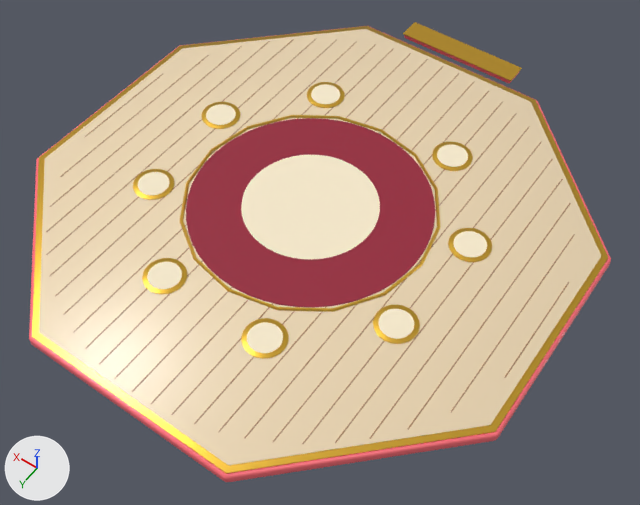
Two versions of the FBX model blender/export/BasePlatform.fbx, one commit apart.
Both versions are drawn from a camera (50 mm lens) standing at (-36.4, 49.2, 71.6) and looking at (-2.5, 1.8, -2.9). Arrows for +X, +Y and +Z are at lower left; the lights stay in place. The picture after the commit comes second.

In view in the first picture: 'BasePlatform'.
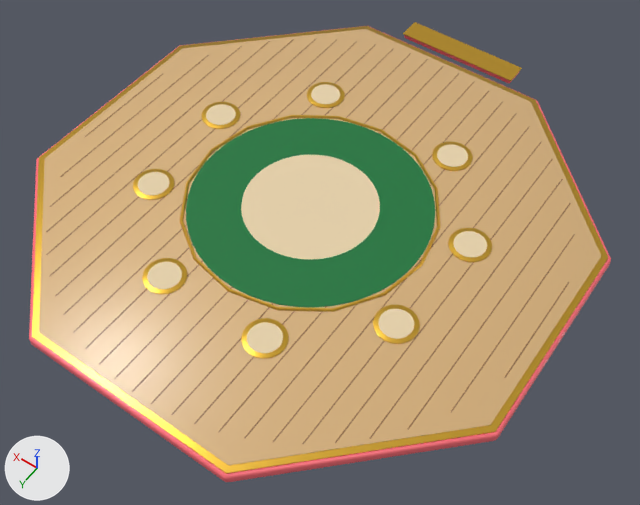
What differs and where, as boxes (x1, y1, x2, y2) in the pictures (640 x 505 px):
'BasePlatform', recoloured: (36, 26, 604, 468) in both

Patch to the scene script:
```diff
--- a/blender/export/BasePlatform.fbx.py
+++ b/blender/export/BasePlatform.fbx.py
@@ mat_deck @@
 mat_deck = principled_material('Deck')
-mat_deck.base_color = (0.843, 0.68, 0.453)  # beige #edd7b3
+mat_deck.base_color = (0.68, 0.442, 0.205)  # beige #d7b17d
 mat_deck.roughness = 0.35
@@ mat_felt @@
 mat_felt = principled_material('Felt')
-mat_felt.base_color = (0.311, 0.017, 0.0415)  # red #972339
+mat_felt.base_color = (0.00775, 0.184, 0.0446)  # dark green #15773c
 mat_felt.roughness = 0.35
@@ mat_inset @@
 mat_inset = principled_material('Inset')
-mat_inset.base_color = (0.957, 0.843, 0.619)  # beige #faedce
+mat_inset.base_color = (0.812, 0.652, 0.41)  # beige #e9d3ac
 mat_inset.roughness = 0.35
```
